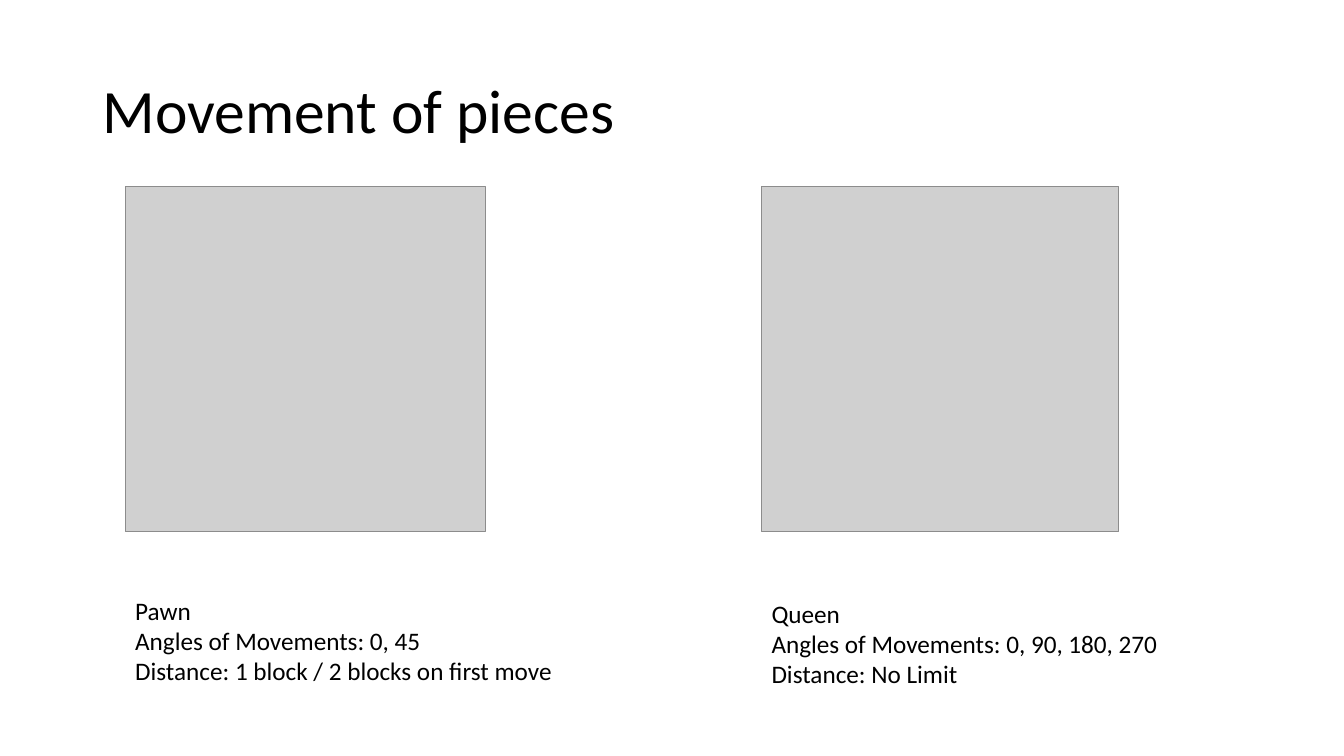
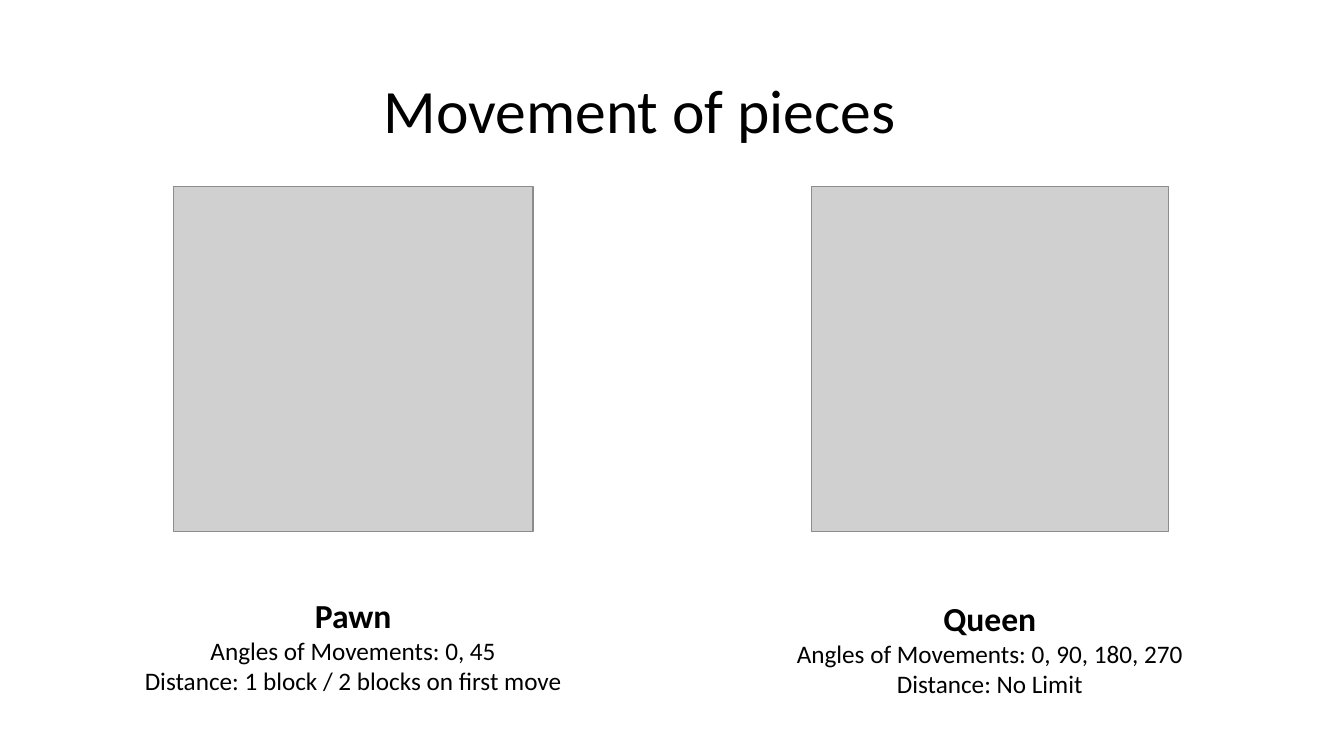
Before and after one commit to chattarajoy/Shatranj, a slide deck: slide 6 of MEDIA/presentation.pptx (slide 5 before the commit). Drawn at 1344x756 pixels with LibreOffice and Linux fonts; fonts in the diff are those of the drawing; grey boxes stand for pictures. Boxes give left, top, right and bottom in pixels: in the first picture for what was removed or moved away, otherwise in the second. Text is boxed around its words. In the diff, an @@ line names an element or a change of style, - is before the commit and + after.

```diff
--- a/MEDIA/presentation.pptx
+++ b/MEDIA/presentation.pptx
@@ title "Movement of pieces" at [384,90,896,143]: alignment left to centre @@
@@ picture: place and size @@
-picture at [125,187,485,532]
+picture at [173,187,533,532]
@@ picture: place and size @@
-picture at [762,187,1119,532]
+picture at [812,187,1169,532]
@@ text "Pawn" at [145,606,561,691]: size 18 to 24 pt, bold on in "Pawn"; alignment left to centre @@
@@ text "Queen" at [797,609,1182,694]: size 18 to 24 pt, bold on in "Queen"; alignment left to centre @@
```
Also in this commit, not shown: 5 other slides changed, 4 slides added, 1 slide removed, 4 other files.
